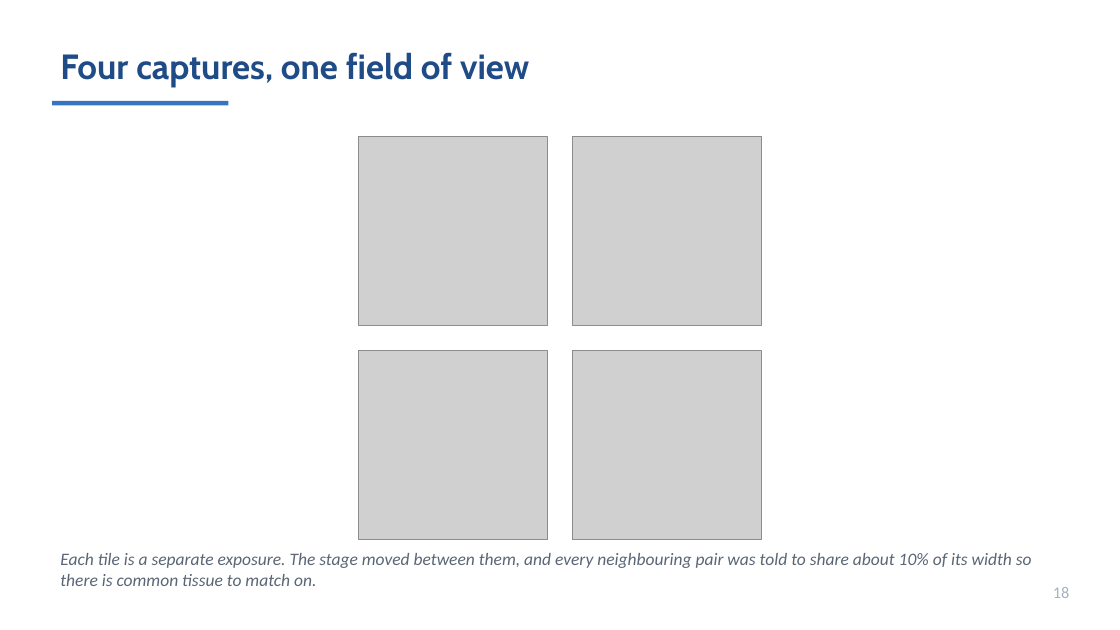
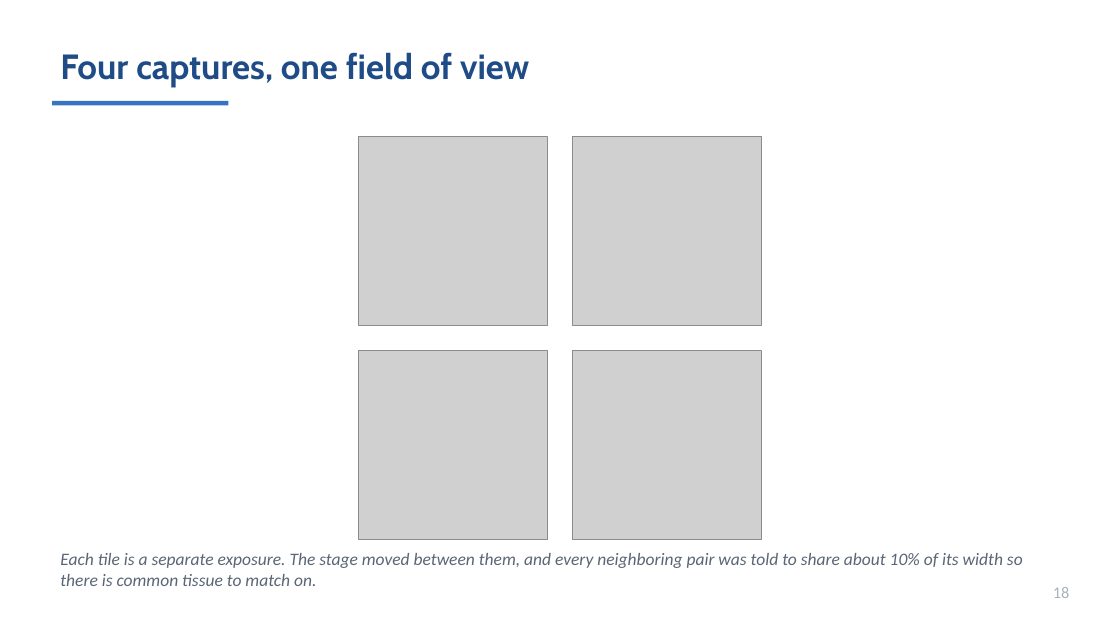
Before and after one commit to MichaelSNelson/BINA-I2K-2026-QuPath-Extensions, a slide deck: slide 18 of I2K_2026_QuPath_Extensions.pptx. Drawn at 1120x630 pixels with LibreOffice and Linux fonts; fonts in the diff are those of the drawing; grey boxes stand for pictures. Boxes give left, top, right and bottom in pixels: in the first picture for what was removed or moved away, otherwise in the second. Text is boxed around its words. In the diff, an @@ line names an element or a change of style, - is before the commit and + after.

```diff
--- a/I2K_2026_QuPath_Extensions.pptx
+++ b/I2K_2026_QuPath_Extensions.pptx
@@ text at [60,553,1023,586]: text changed @@
-Each tile is a separate exposure. The stage moved between them, and every neighbouring pair was told to share about 10% of its width so there is common tissue to match on.
+Each tile is a separate exposure. The stage moved between them, and every neighboring pair was told to share about 10% of its width so there is common tissue to match on.
```
Also in this commit, not shown: 18 other slides changed, 22 other files.
